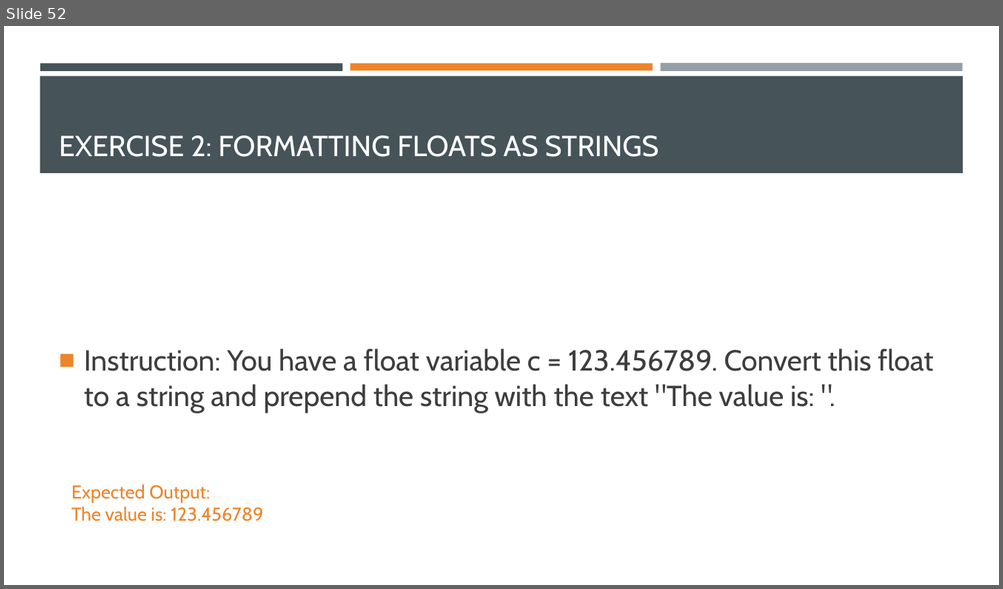
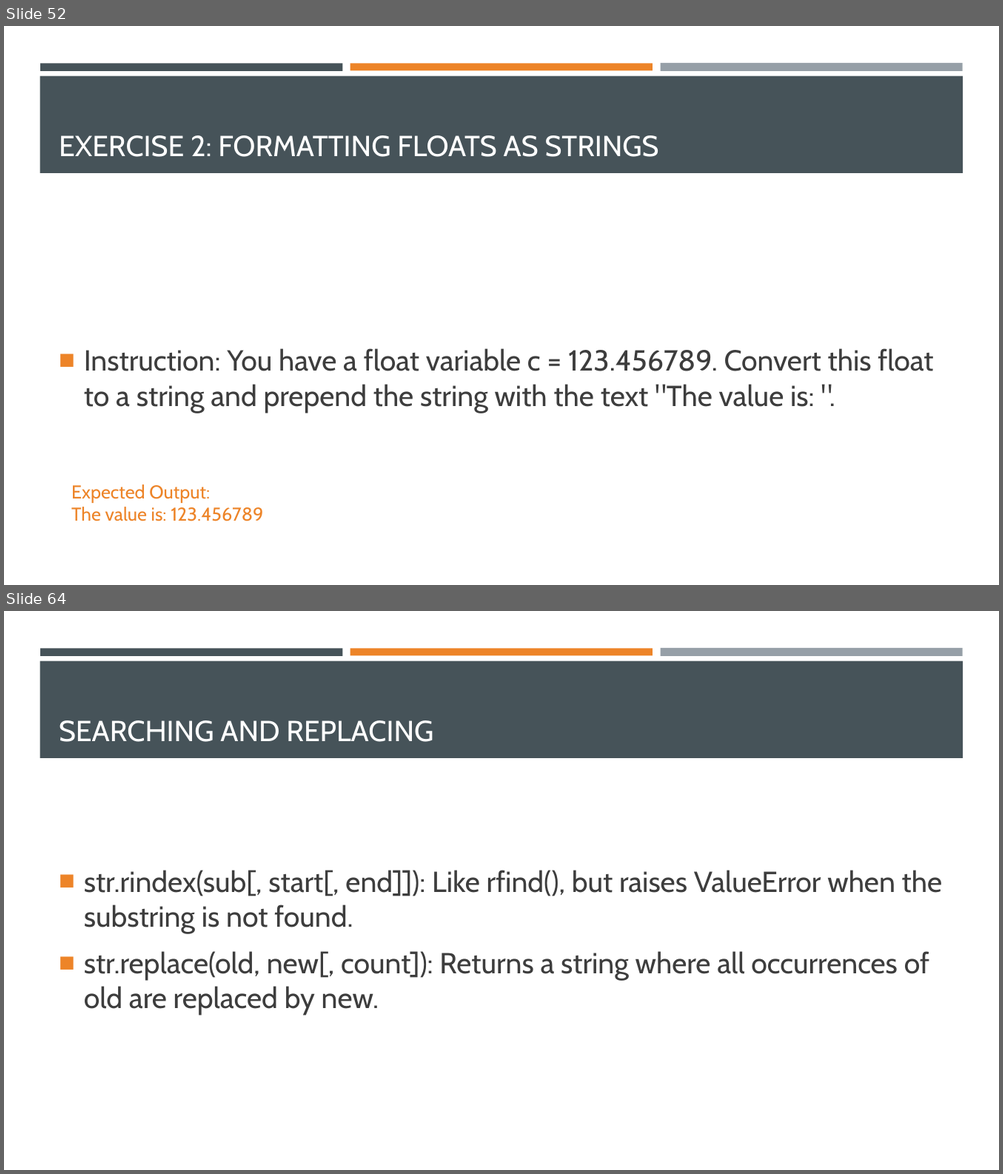
Before and after one commit to Ghost0396/iot, a slide deck: python/Python 3.pptx. Shown one above the other, each under a label of ours: slide 52 before the commit, slides 52 and 64 after it; the slides between them are not shown. The pictures are 1003x589 and 1003x1174 pixels, drawn with LibreOffice and Linux fonts; fonts in the diff are those of the drawing. Boxes give left, top, right and bottom in pixels: in the first picture for what was removed or moved away, otherwise in the second. Text is boxed around its words. In the diff, an @@ line names an element or a change of style, - is before the commit and + after.

```diff
--- a/python/Python 3.pptx
+++ b/python/Python 3.pptx
@@ slide 64 added at box(4, 611, 999, 1170), background #FFFFFF; not listed: 4 template elements that a slide beside it also shows @@
@@ title added at box(59, 721, 433, 742), 28 pt, text #FFFFFF @@
+SEARCHING AND REPLACING
@@ text added at box(84, 870, 942, 1016), 28 pt, text #3D3D3D @@
+■ str.rindex(sub[, start[, end]]): Like rfind(), but raises ValueError when the substring is not found.
+■ str.replace(old, new[, count]): Returns a string where all occurrences of old are replaced by new.
```
Also in this commit, not shown: 16 other slides added, 1 slide removed, 5 other files.
